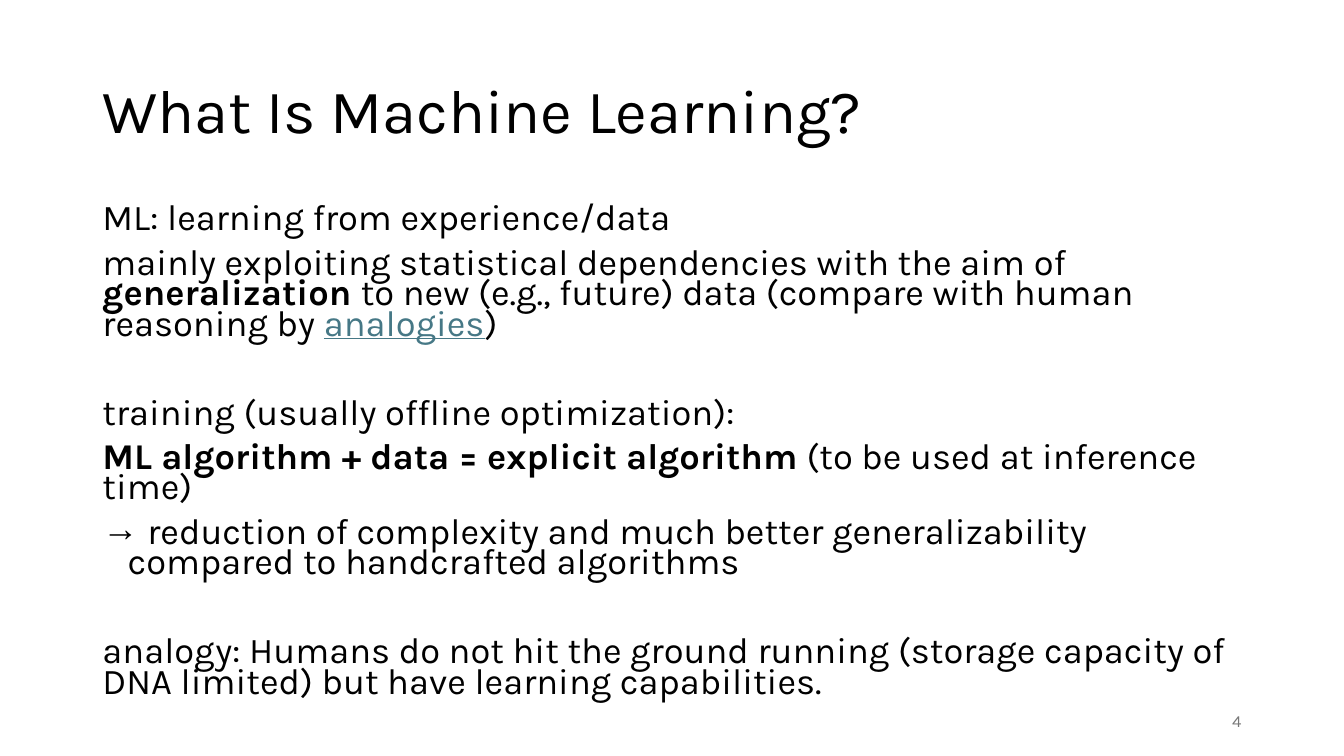
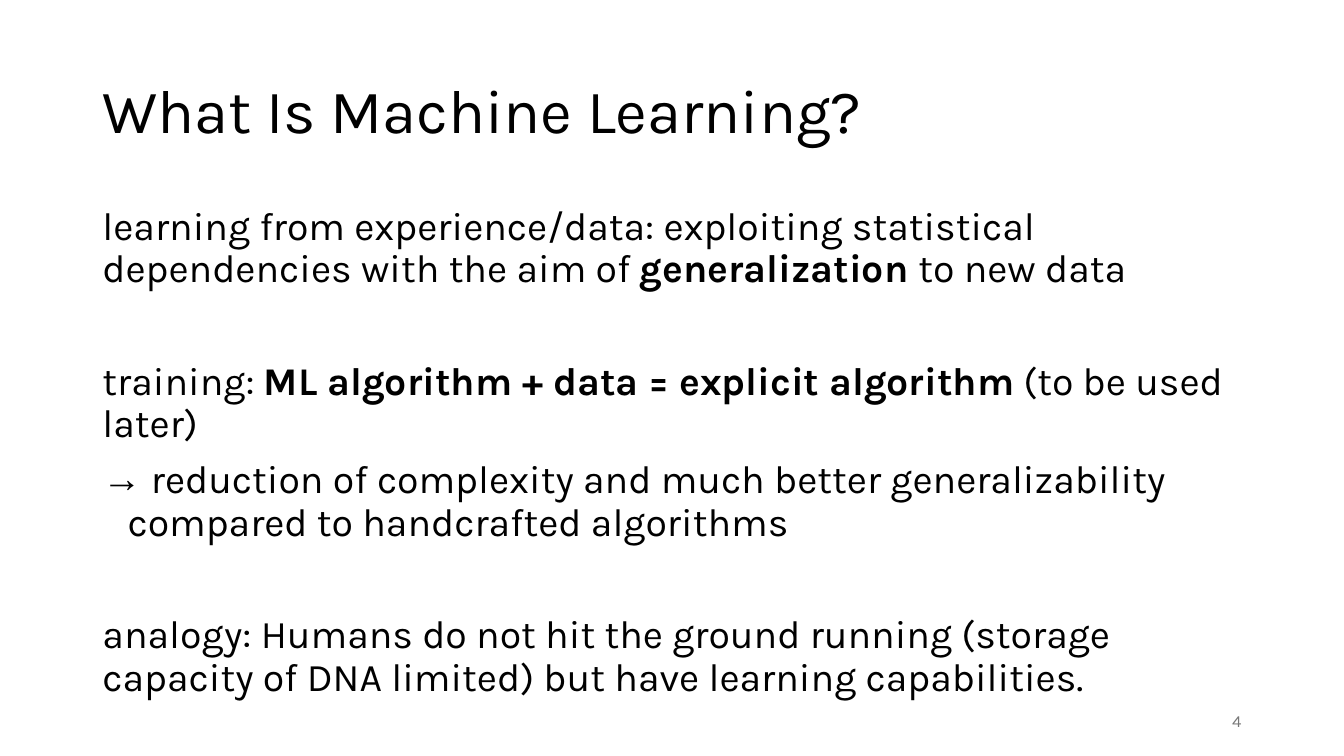
Before and after one commit to FelixWick/data_science, a slide deck: slide 4 of slides/5_ML.pptx. Drawn at 1344x756 pixels with LibreOffice and Linux fonts; fonts in the diff are those of the drawing. Boxes give left, top, right and bottom in pixels: in the first picture for what was removed or moved away, otherwise in the second. Text is boxed around its words. In the diff, an @@ line names an element or a change of style, - is before the commit and + after.

```diff
--- a/slides/5_ML.pptx
+++ b/slides/5_ML.pptx
@@ text at <box>102,211,1223,441</box>: text changed; size 25.9 to 28 pt @@
-ML: learning from experience/data
-mainly exploiting statistical dependencies with the aim of generalization to new (e.g., future) data (compare with human reasoning by analogies)
-training (usually offline optimization):
-ML algorithm + data = explicit algorithm (to be used at inference time)
+learning from experience/data: exploiting statistical dependencies with the aim of generalization to new data
+training: ML algorithm + data = explicit algorithm (to be used later)
@@ text at <box>102,466,1165,701</box>: size 25.9 to 28 pt in "reduction of complexity and much better generalizability ...", "analogy: Humans do not hit the ground ..."; line spacing 0.7 to 0.9 @@
```
Also in this commit, not shown: 13 other slides changed, 1 slide added, 5 slides removed, 8 other files.
